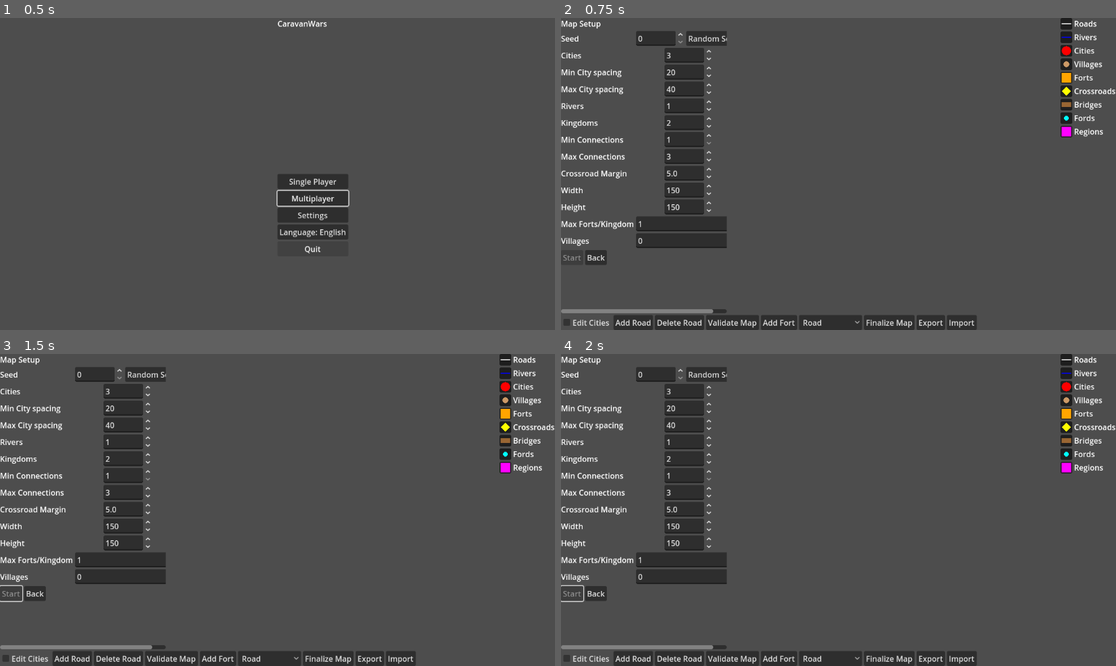
Above: before the commit, frames 1-4 (two rows, left to right).
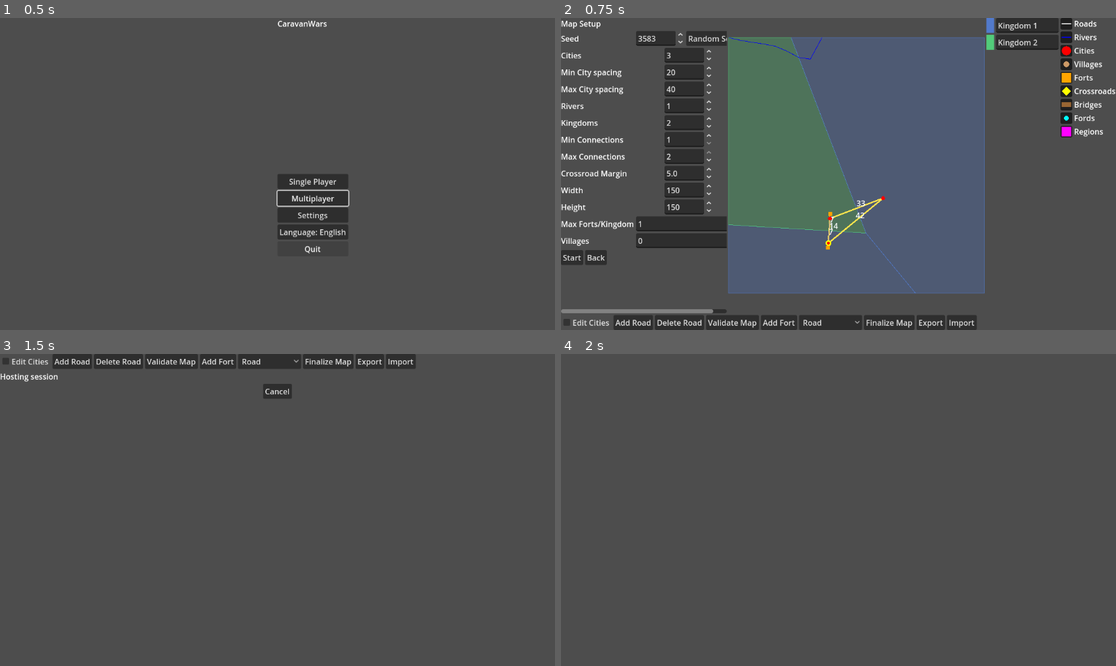
Above: after the commit, the same moments.

Repository: sepa79/CaravanWars
Game: Godot game, scene res://scenes/Main.tscn
The game is run twice, just before and just after one commit, with the same random seed, the same clock (stepped at 60 frames per second) and the same inputs.
Inputs (mouse positions are in pixels of both pictures, inside the frame that each line leads up to):
- Up to frame 1 (0.5 s): no input
- Up to frame 2 (0.75 s): click "Single Player" at 0.5 s
- Up to frame 3 (1.5 s): click (11, 594) at 1.25 s, where only the run after the commit has a clickable "Start"
- Up to frame 4 (2 s): no input

Frame 1 is identical in both runs. In frame 2, 39% of the frame differs, in the area x 0-90%, y 0-89%; in frame 3, 14%; in frame 4, 11%.
Error before the commit: Parse Error: Cannot find member "join" in base "PackedStringArray". (res://mapgen/MapGenerator.gd:165)

Commit message:
fix: log nodes with String.join and clarify check instructions

Diff:
--- a/game/mapgen/MapGenerator.gd
+++ b/game/mapgen/MapGenerator.gd
@@ -162,7 +162,7 @@
         for p: Vector2 in grouped[key]:
             pts.append("(%0.1f,%0.1f)" % [p.x, p.y])
         if pts.size() > 0:
-            var joined := pts.join(", ")
+            var joined: String = ", ".join(pts)
             print("[MapGenerator] %s: %s" % [labels[key], joined])
 
     return map_data
Not shown, changed: AGENTS.md
Not shown, changed: CHANGELOG.md
Not shown, changed: game/AGENTS.md
